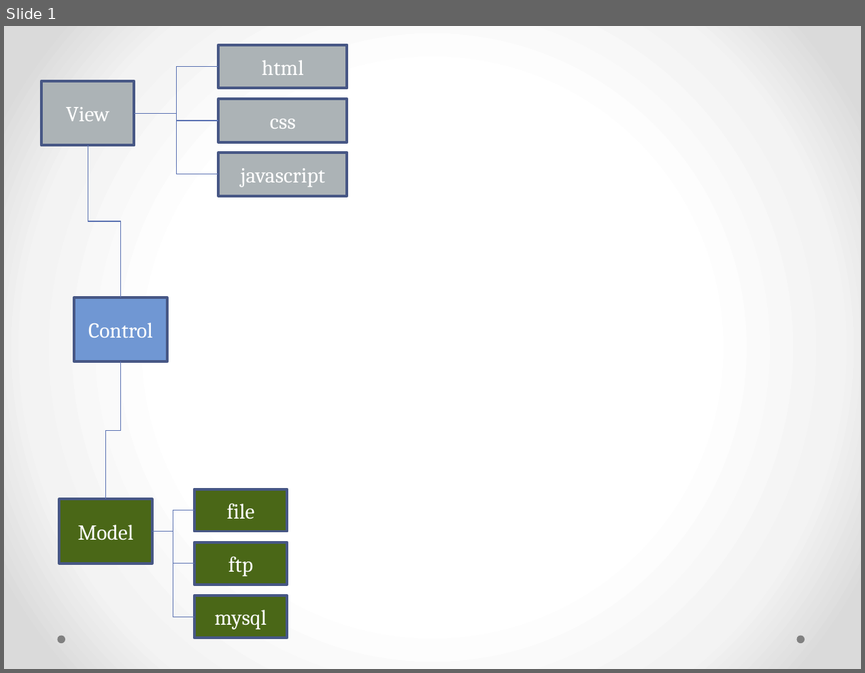
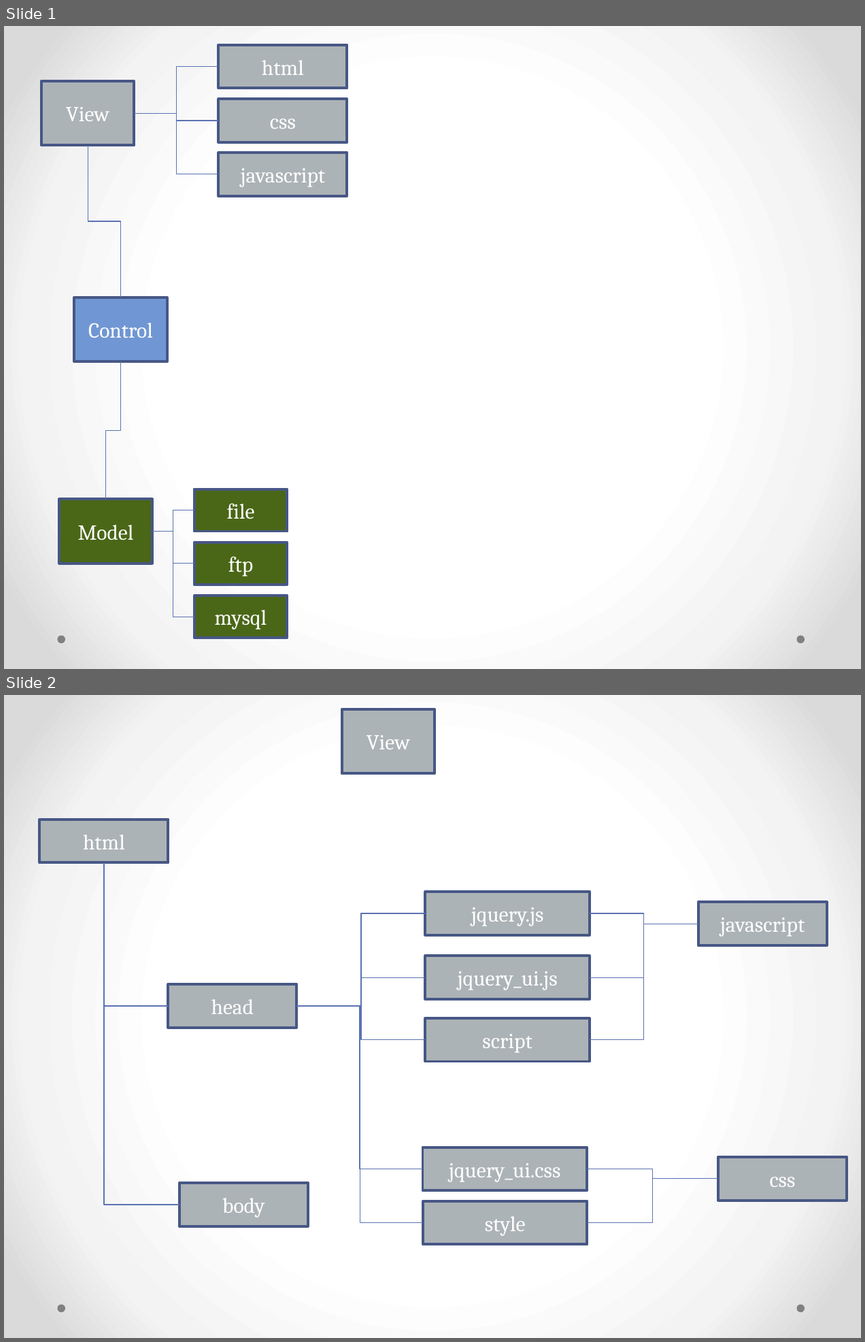
Before and after one commit to JamesLeB/Kevin, a slide deck: Document.pptx. Shown one above the other, each under a label of ours: slide 1 before the commit, slides 1 and 2 after it. The pictures are 865x673 and 865x1342 pixels, drawn with LibreOffice and Linux fonts; fonts in the diff are those of the drawing. Boxes give left, top, right and bottom in pixels: in the first picture for what was removed or moved away, otherwise in the second. Text is boxed around its words. In the diff, an @@ line names an element or a change of style, - is before the commit and + after.

```diff
--- a/Document.pptx
+++ b/Document.pptx
@@ slide 2 added at (4,695,861,1338), background gradient #FFFFFF to #F4F4F4 to #DADADA; not listed: 2 template elements that a slide beside it also shows @@
@@ rectangle added at (341,709,434,774), fill #ACB3B6, outline #475785 2.25 pt, 18 pt, text #FFFFFF @@
+View
@@ rectangle added at (40,819,169,863), fill #ACB3B6, outline #475785 2.25 pt, 18 pt, text #FFFFFF @@
+html
@@ elbow line added from (104, 863) to (169, 1006), #5C72B2 0.75 pt @@
@@ elbow line added from (104, 863) to (179, 1204), #5C72B2 0.75 pt @@
@@ rectangle added at (426,892,590,936), fill #ACB3B6, outline #475785 2.25 pt, 18 pt, text #FFFFFF @@
+jquery.js
@@ elbow line added from (297, 1006) to (426, 913), #5C72B2 0.75 pt @@
@@ elbow line added from (698, 923) to (589, 913), #5C72B2 0.75 pt @@
@@ rectangle added at (698,902,827,946), fill #ACB3B6, outline #475785 2.25 pt, 18 pt, text #FFFFFF @@
+javascript
@@ elbow line added from (698, 923) to (589, 978), #5C72B2 0.75 pt @@
@@ elbow line added from (589, 1040) to (698, 923), #5C72B2 0.75 pt @@
@@ rectangle added at (426,955,590,999), fill #ACB3B6, outline #475785 2.25 pt, 18 pt, text #FFFFFF @@
+jquery_ui.js
@@ elbow line added from (297, 1006) to (426, 978), #5C72B2 0.75 pt @@
@@ rectangle added at (169,984,297,1028), fill #ACB3B6, outline #475785 2.25 pt, 18 pt, text #FFFFFF @@
+head
@@ elbow line added from (297, 1006) to (422, 1169), #5C72B2 0.75 pt @@
@@ elbow line added from (423, 1223) to (297, 1006), #5C72B2 0.75 pt @@
@@ elbow line added from (426, 1040) to (297, 1006), #5C72B2 0.75 pt @@
@@ rectangle added at (426,1018,590,1062), fill #ACB3B6, outline #475785 2.25 pt, 18 pt, text #FFFFFF @@
+script
@@ rectangle added at (422,1147,587,1191), fill #ACB3B6, outline #475785 2.25 pt, 18 pt, text #FFFFFF @@
+jquery_ui.css
@@ rectangle added at (718,1157,847,1200), fill #ACB3B6, outline #475785 2.25 pt, 18 pt, text #FFFFFF @@
+css
@@ rectangle added at (179,1183,308,1226), fill #ACB3B6, outline #475785 2.25 pt, 18 pt, text #FFFFFF @@
+body
@@ elbow line added from (718, 1178) to (587, 1169), #5C72B2 0.75 pt @@
@@ elbow line added from (587, 1223) to (718, 1178), #5C72B2 0.75 pt @@
@@ rectangle added at (423,1200,587,1244), fill #ACB3B6, outline #475785 2.25 pt, 18 pt, text #FFFFFF @@
+style
```
Also in this commit, not shown: 1 other slide added.
